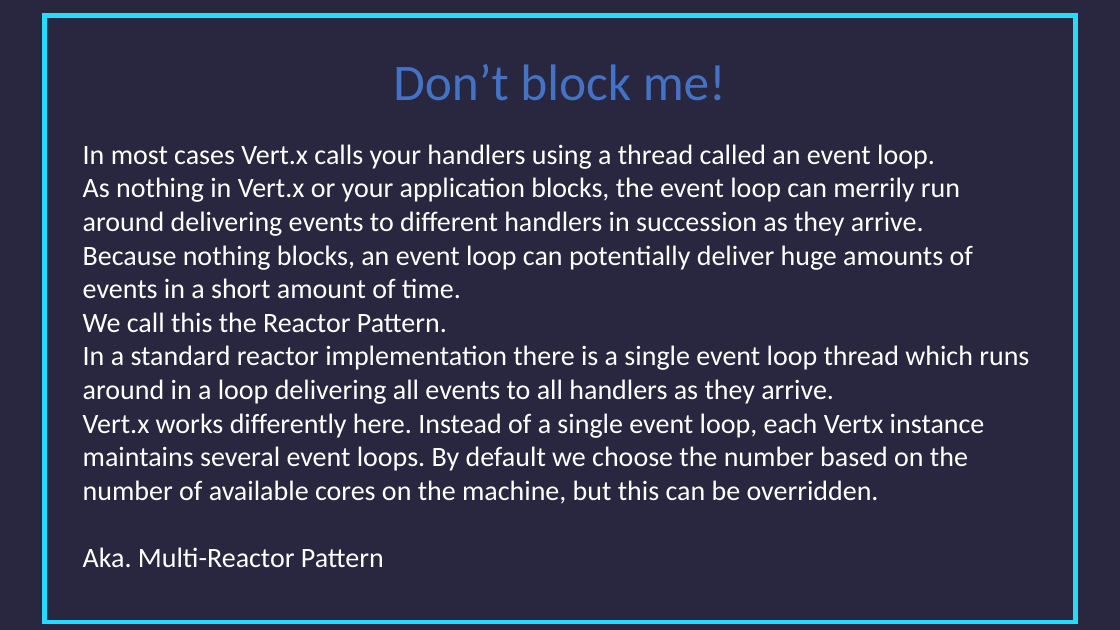
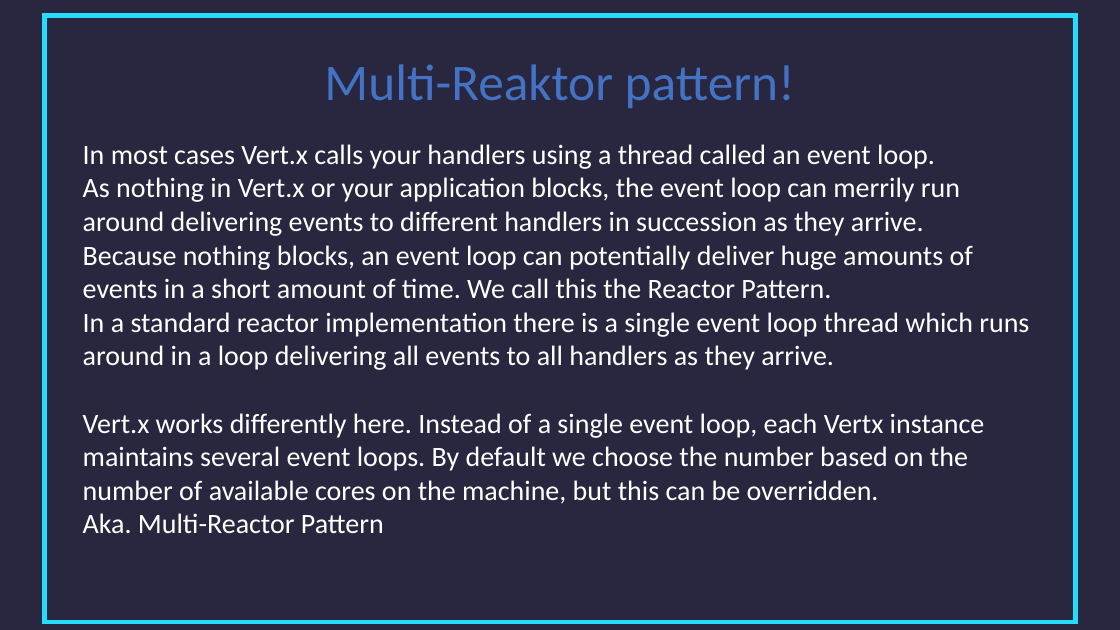
Before and after one commit to Sayrax97/SOA-Vert.x, a slide deck: slide 17 of Vert_x.pptx (slide 16 before the commit). Drawn at 1120x630 pixels with LibreOffice and Linux fonts; fonts in the diff are those of the drawing. Boxes give left, top, right and bottom in pixels: in the first picture for what was removed or moved away, otherwise in the second. Text is boxed around its words. In the diff, an @@ line names an element or a change of style, - is before the commit and + after.

```diff
--- a/Vert_x.pptx
+++ b/Vert_x.pptx
@@ text at (x1=324, y1=64, x2=795, y2=108): text changed @@
-Don’t block me!
+Multi-Reaktor pattern!
@@ text at (x1=83, y1=245, x2=973, y2=298): text changed @@
-Because nothing blocks, an event loop can potentially deliver huge amounts of events in a short amount of time.
-We call this the Reactor Pattern.
+Because nothing blocks, an event loop can potentially deliver huge amounts of events in a short amount of time. We call this the Reactor Pattern.
```
Also in this commit, not shown: 5 other slides changed, 4 slides added, 4 slides removed, 2 other files.
